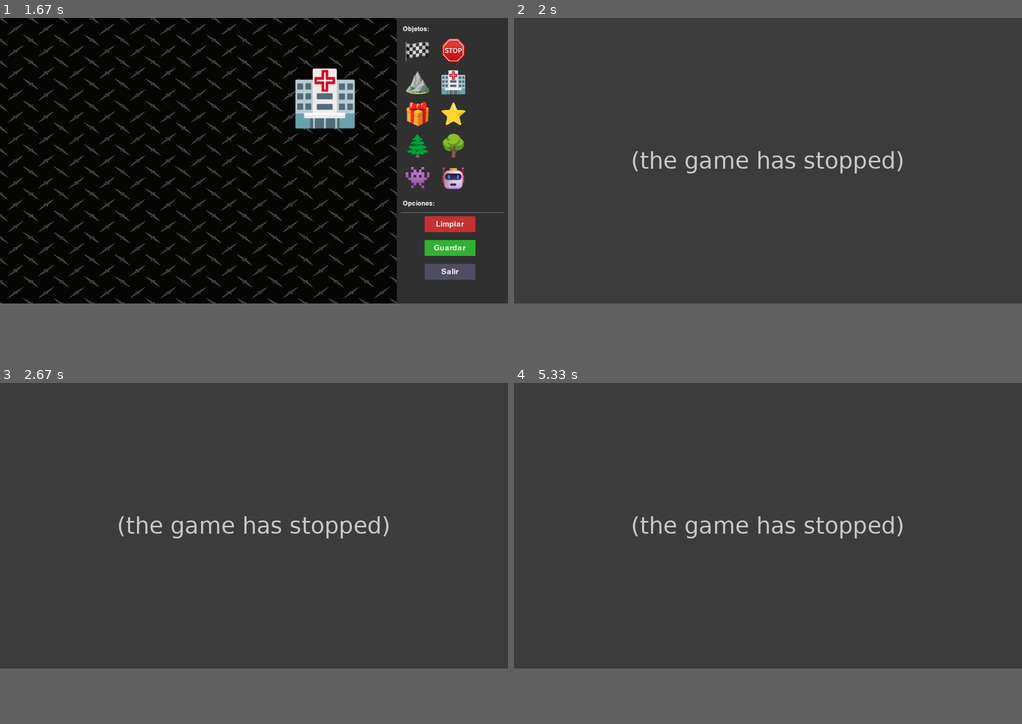
Above: before the commit, frames 1-4 (two rows, left to right).
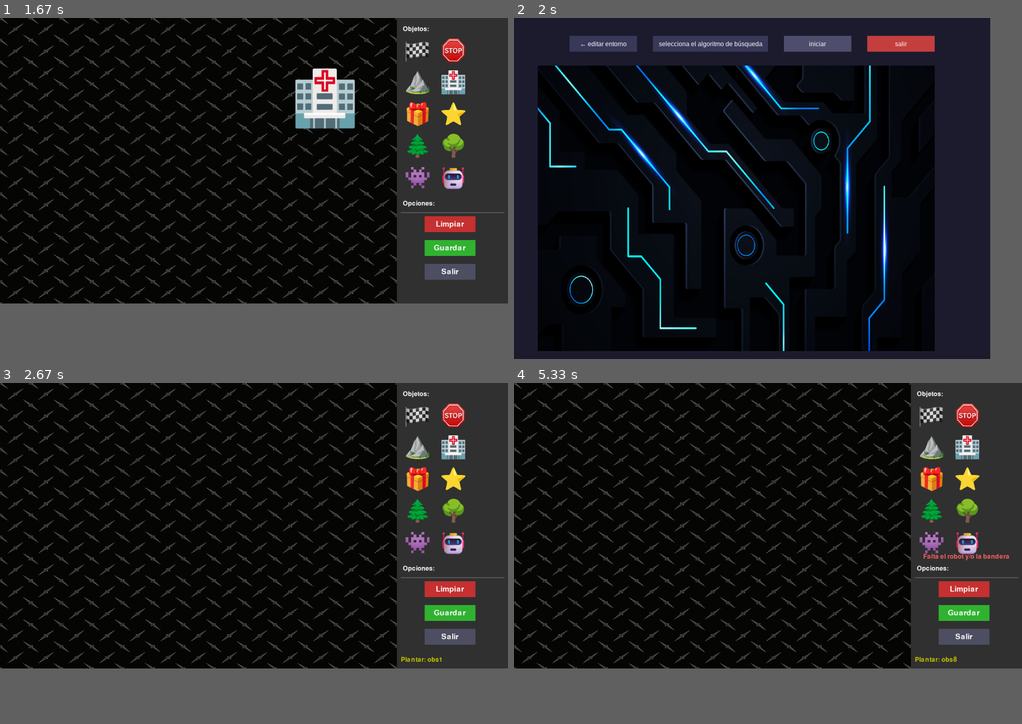
Above: after the commit, the same moments.

Repository: jonaice/IA-grafos
Game: pygame game, started from main.py
Two runs of this game, one before a commit and one after it. Both use one fixed random seed, a clock stepped at 60 frames per second and the inputs below.
Inputs (mouse positions are in pixels of both pictures, inside the frame that each line leads up to):
- Up to frame 1 (1.67 s): press the mouse at (91, 41) at 0.37 s; move the mouse to (172, 168) at 0.47 s; release the mouse at (254, 290) at 0.6 s; press the mouse at (452, 82) at 0.7 s; move the mouse to (264, 116) at 0.8 s; release the mouse at (71, 154) at 0.93 s; click (259, 191) at 1.05 s; press the mouse at (259, 191) at 1.37 s; move the mouse to (294, 144) at 1.47 s; release the mouse at (325, 99) at 1.6 s
- Up to frame 2 (2 s): press the mouse at (966, 270) at 1.7 s; move the mouse to (803, 215) at 1.8 s; release the mouse at (646, 161) at 1.93 s
- Up to frame 3 (2.67 s): press the mouse at (91, 406) at 2.03 s; move the mouse to (228, 498) at 2.13 s; release the mouse at (365, 591) at 2.27 s; press the mouse at (452, 413) at 2.37 s; move the mouse to (370, 440) at 2.47 s; release the mouse at (284, 468) at 2.6 s
- Up to frame 4 (5.33 s): press the mouse at (966, 447) at 2.7 s; move the mouse to (915, 533) at 2.8 s; release the mouse at (859, 621) at 2.93 s; press the mouse at (930, 478) at 3.03 s; move the mouse to (910, 512) at 3.13 s; release the mouse at (889, 546) at 3.27 s; press the mouse at (966, 587) at 3.37 s; move the mouse to (854, 509) at 3.47 s; release the mouse at (747, 430) at 3.6 s; press the mouse at (930, 447) at 3.7 s; move the mouse to (757, 434) at 3.8 s; release the mouse at (590, 420) at 3.93 s; press the mouse at (930, 543) at 4.03 s; move the mouse to (895, 577) at 4.13 s; release the mouse at (859, 611) at 4.27 s; press the mouse at (966, 509) at 4.37 s; move the mouse to (773, 536) at 4.47 s; release the mouse at (580, 560) at 4.6 s; press the mouse at (930, 543) at 4.7 s; move the mouse to (854, 536) at 4.8 s; release the mouse at (773, 529) at 4.93 s; press the mouse at (966, 611) at 5.03 s; move the mouse to (915, 550) at 5.13 s; release the mouse at (864, 492) at 5.27 s
In our replay, in frame 2 the window is 960x540 before the commit and 900x645 after it. These sizes can differ from the game's own. Grey fills any space a smaller window leaves; there, only what the larger window draws over its background counts as a difference.

Frame 1 is identical in both runs. In frame 2, 89% of the frame differs, in the area x 0-94%, y 0-98%; in frame 3, 64%; in frame 4, 64%.
Before the commit the program exited at 1.72 s; later frames show no game.

Commit message:
main en raiz y requeriments

Diff:
--- a/interfaz/editorEscenarios.py
+++ b/interfaz/editorEscenarios.py
@@ -235,6 +235,7 @@
                         except OSError as e:
                             print(f"Error al eliminar el archivo: {e}")
                         running = False
+                        subprocess.Popen(["python", "main.py"])
 
                 if not clicked_on_button and pos[0] < EDITOR_WIDTH:
                     clicked_on_object = False
--- a/interfaz/main.py
+++ b/main.py
@@ -80,7 +80,7 @@
 HOVER_GREEN = (80, 200, 90)
 HOVER_RED = (210, 80, 80)
 BASE_PATH = os.path.dirname(__file__)
-IMG_PATH = os.path.join(BASE_PATH, "img", "fondo_menu.png")
+IMG_PATH = os.path.join(BASE_PATH,"interfaz" ,"img", "fondo_menu.png")
 
 # Fuente
 font = pygame.font.SysFont("arial", 16)
@@ -198,7 +198,7 @@
 
             elif btn_back.collidepoint(mx, my):
                 try:
-                    subprocess.Popen(["python", "editorEscenarios.py"])
+                    subprocess.Popen(["python", "interfaz/editorEscenarios.py"])
                     pygame.quit()
                     sys.exit()
                 except Exception as e:
Not shown, added: requirements.txt
